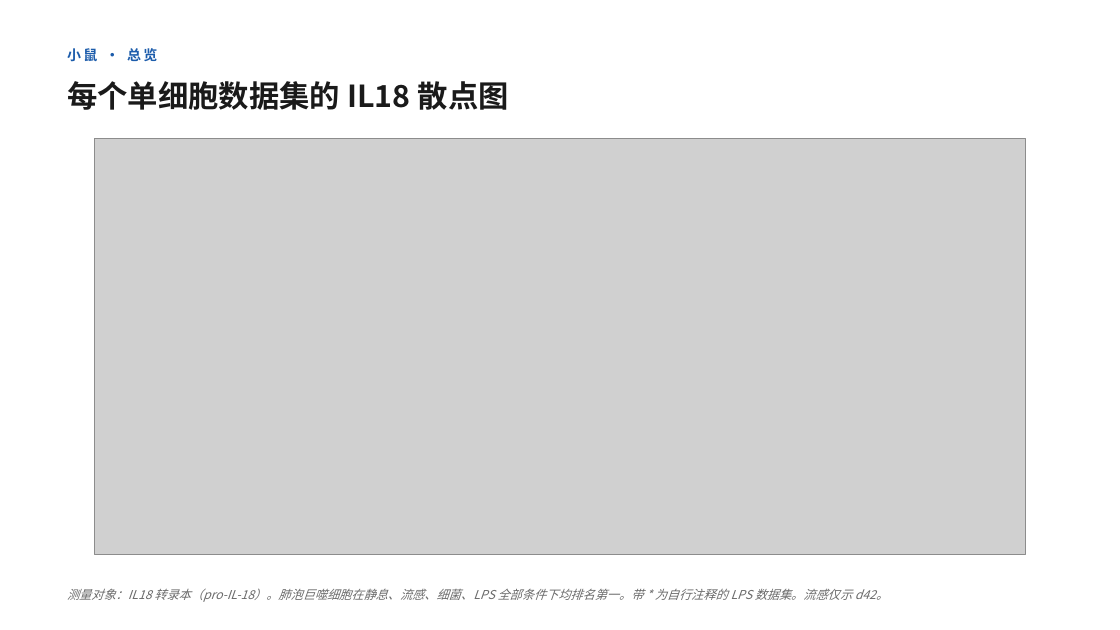
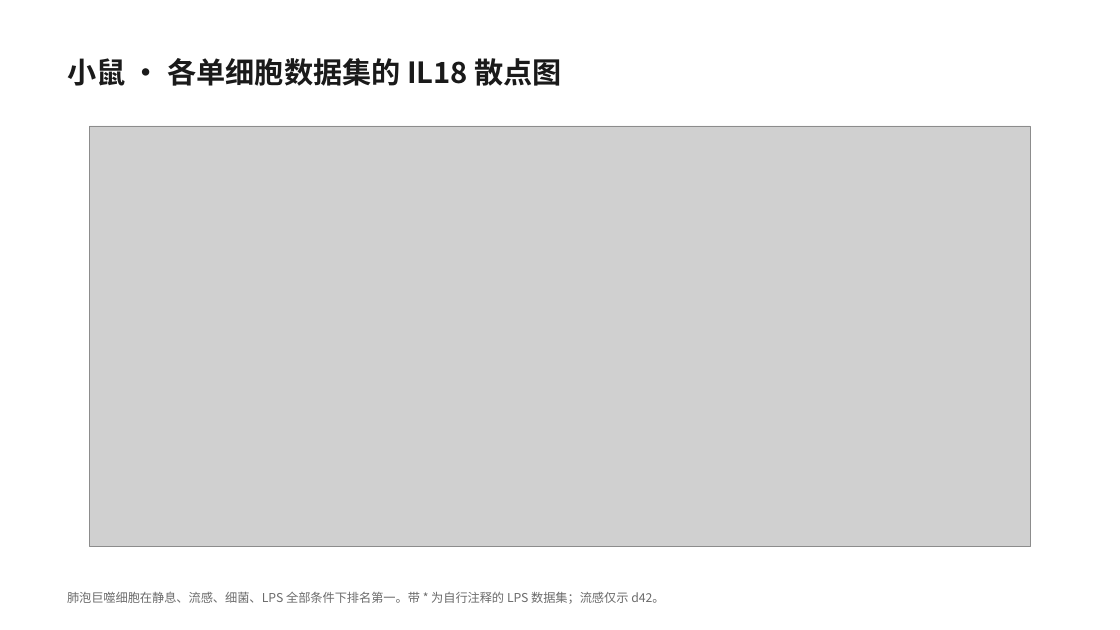
Before and after one commit to 7c96bzczcj-prog/aaa, a slide deck: slide 5 of il18_lung/IL18_lung_celltype.pptx. Drawn at 1120x630 pixels with LibreOffice and Linux fonts; fonts in the diff are those of the drawing; grey boxes stand for pictures. Boxes give left, top, right and bottom in pixels: in the first picture for what was removed or moved away, otherwise in the second. Text is boxed around its words. In the diff, an @@ line names an element or a change of style, - is before the commit and + after.

```diff
--- a/il18_lung/IL18_lung_celltype.pptx
+++ b/il18_lung/IL18_lung_celltype.pptx
@@ text at bbox=[67, 58, 562, 86]: text changed; size 26 to 25 pt @@
-每个单细胞数据集的 IL18 散点图
+小鼠 · 各单细胞数据集的 IL18 散点图
@@ text removed at bbox=[67, 48, 157, 62] @@
-小鼠 · 总览
@@ picture: place and size @@
-picture at bbox=[94, 139, 1026, 555]
+picture at bbox=[90, 126, 1031, 546]
@@ text at bbox=[67, 591, 664, 604]: text changed; italic off @@
-测量对象：IL18 转录本（pro-IL-18）。肺泡巨噬细胞在静息、流感、细菌、LPS 全部条件下均排名第一。带 * 为自行注释的 LPS 数据集。流感仅示 d42。
+肺泡巨噬细胞在静息、流感、细菌、LPS 全部条件下排名第一。带 * 为自行注释的 LPS 数据集；流感仅示 d42。
```
Also in this commit, not shown: 7 other slides changed, 2 slides removed.
